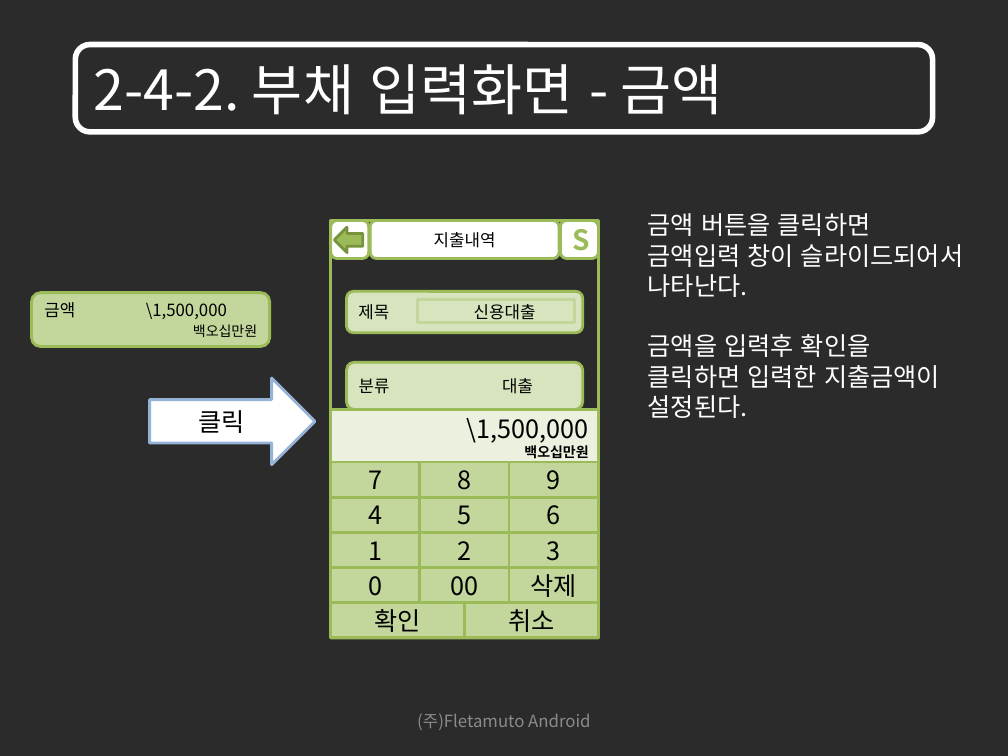
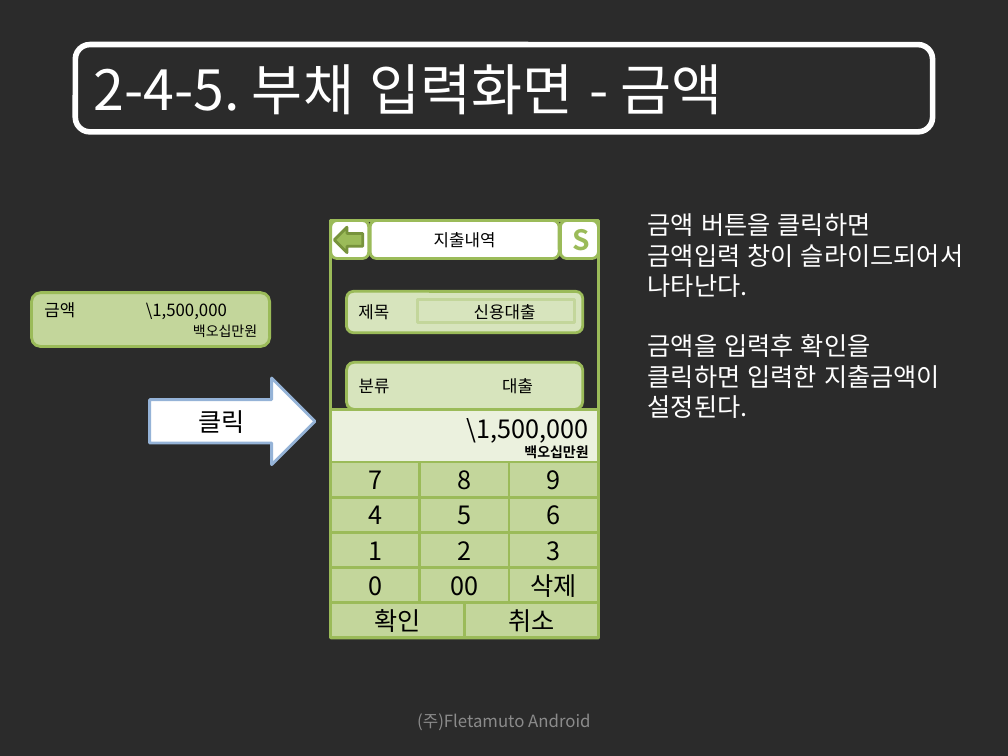
Before and after one commit to limjunghoon/fmfinance, a slide deck: slide 44 of trunk/DOC/GUI/GUI_Guide_For_Investment_Techniques_SW_101008_V1.2.pptx (slide 42 before the commit). Drawn at 1008x756 pixels with LibreOffice and Linux fonts; fonts in the diff are those of the drawing; background and template pictures are left out; a plain dark background stands for a picture behind light text. Boxes give left, top, right and bottom in pixels: in the first picture for what was removed or moved away, otherwise in the second. Text is boxed around its words. In the diff, an @@ line names an element or a change of style, - is before the commit and + after.

```diff
--- a/trunk/DOC/GUI/GUI_Guide_For_Investment_Techniques_SW_101008_V1.2.pptx
+++ b/trunk/DOC/GUI/GUI_Guide_For_Investment_Techniques_SW_101008_V1.2.pptx
@@ title at (93,64,723,115): text changed @@
-2-4-2. 부채 입력화면 - 금액
+2-4-5. 부채 입력화면 - 금액
```
Also in this commit, not shown: 7 other slides changed, 2 slides added.
